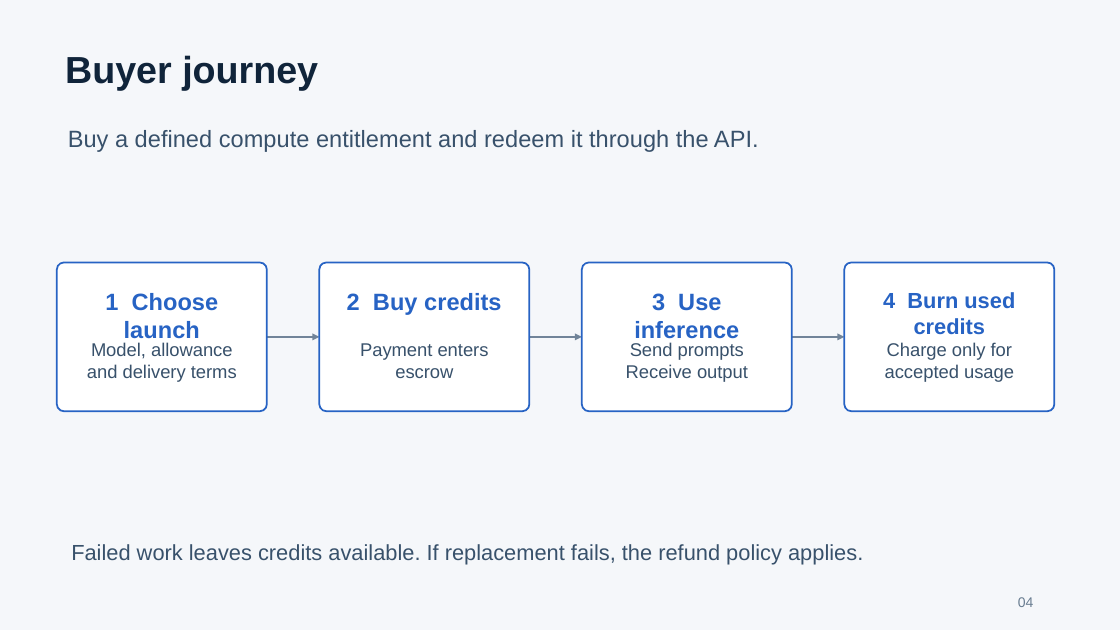
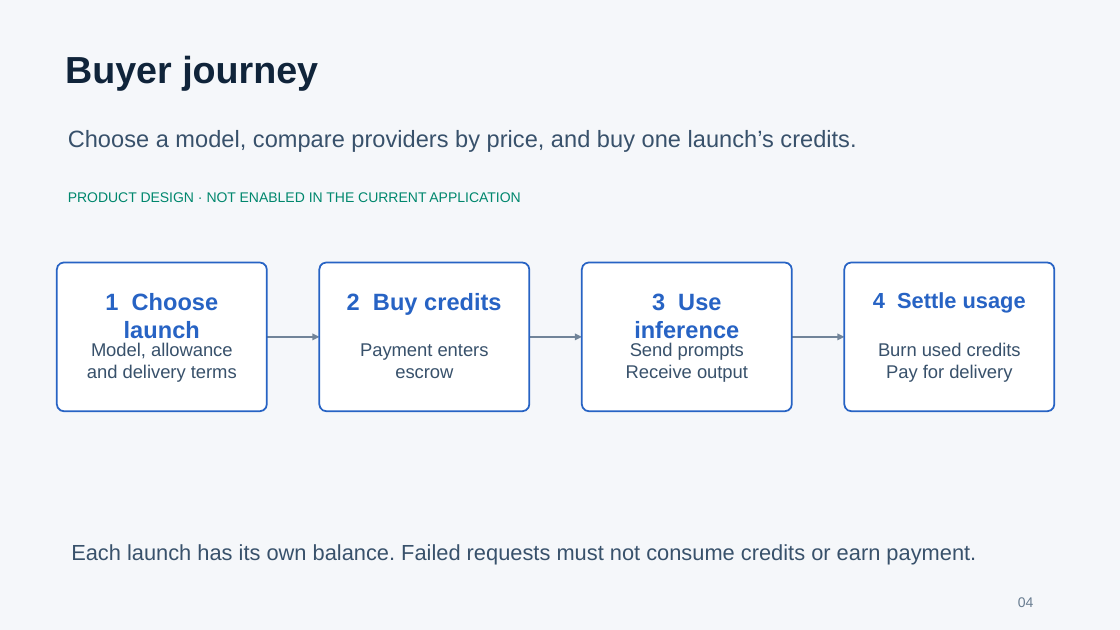
Before and after one commit to xgaozoyoe/cc-launchpad-router, a slide deck: slide 4 of apps/launchpad/public/whitepaper/ai-computing-credit-launchpad.pptx. Drawn at 1120x630 pixels with LibreOffice and Linux fonts; fonts in the diff are those of the drawing. Boxes give left, top, right and bottom in pixels: in the first picture for what was removed or moved away, otherwise in the second. Text is boxed around its words. In the diff, an @@ line names an element or a change of style, - is before the commit and + after.

```diff
--- a/apps/launchpad/public/whitepaper/ai-computing-credit-launchpad.pptx
+++ b/apps/launchpad/public/whitepaper/ai-computing-credit-launchpad.pptx
@@ text at box(68, 130, 856, 152): text changed @@
-Buy a defined compute entitlement and redeem it through the API.
+Choose a model, compare providers by price, and buy one launch’s credits.
@@ text added at box(68, 192, 520, 202), 12 pt, text #00876D @@
+PRODUCT DESIGN · NOT ENABLED IN THE CURRENT APPLICATION
@@ text at box(873, 292, 1026, 313): text changed @@
-4 Burn used credits
+4 Settle usage
@@ text at box(878, 342, 1021, 382): text changed @@
-Charge only for
-accepted usage
+Burn used credits
+Pay for delivery
@@ text at box(71, 544, 976, 565): text changed @@
-Failed work leaves credits available. If replacement fails, the refund policy applies.
+Each launch has its own balance. Failed requests must not consume credits or earn payment.
```
Also in this commit, not shown: 7 other slides changed, 2 slides added, 2 slides removed, 1 other file.
